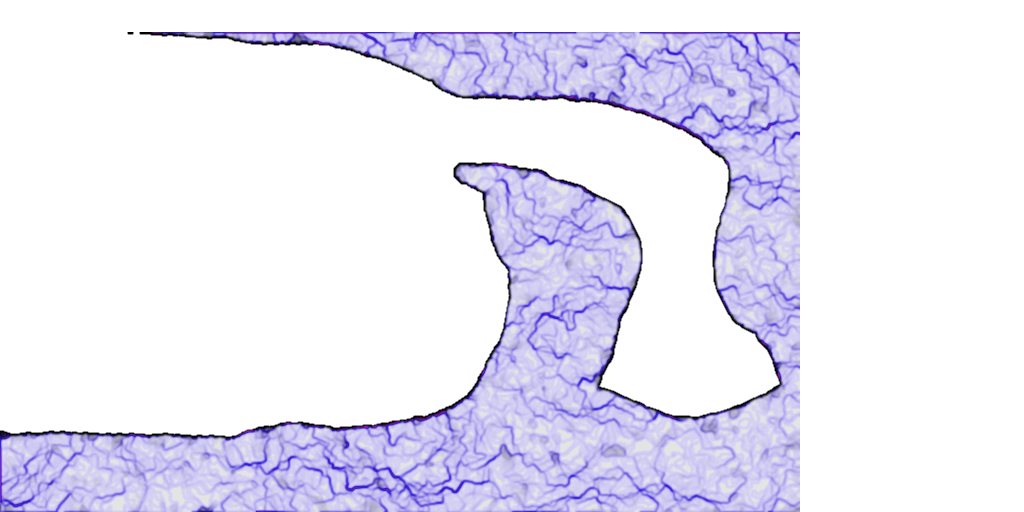
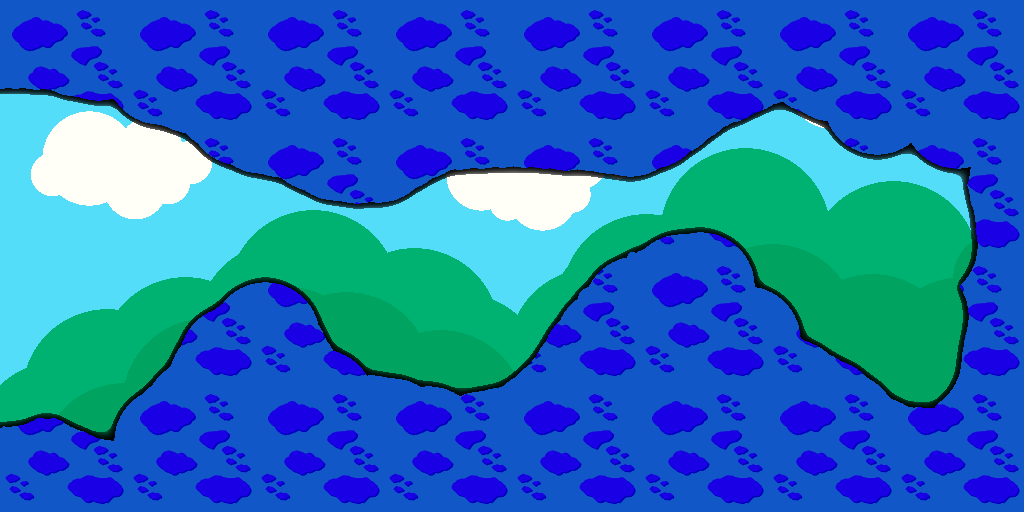
Layers edited between the first and the second (1024, 512) image:
added layer "New Layer#1" above "New Layer#2" over [0, 0, 1024, 512]
added layer "New Layer#2" above "New Layer#3" over [0, 0, 1024, 512]
added layer "New Layer#3" above "New Layer#4" over [0, 148, 1024, 512]
added layer "New Layer#4" above "Lava Layer" over [0, 0, 1024, 512]
hid "Lava Layer" over [0, 32, 800, 512]
hid "New Layer copy#1" over [0, 32, 800, 512]
